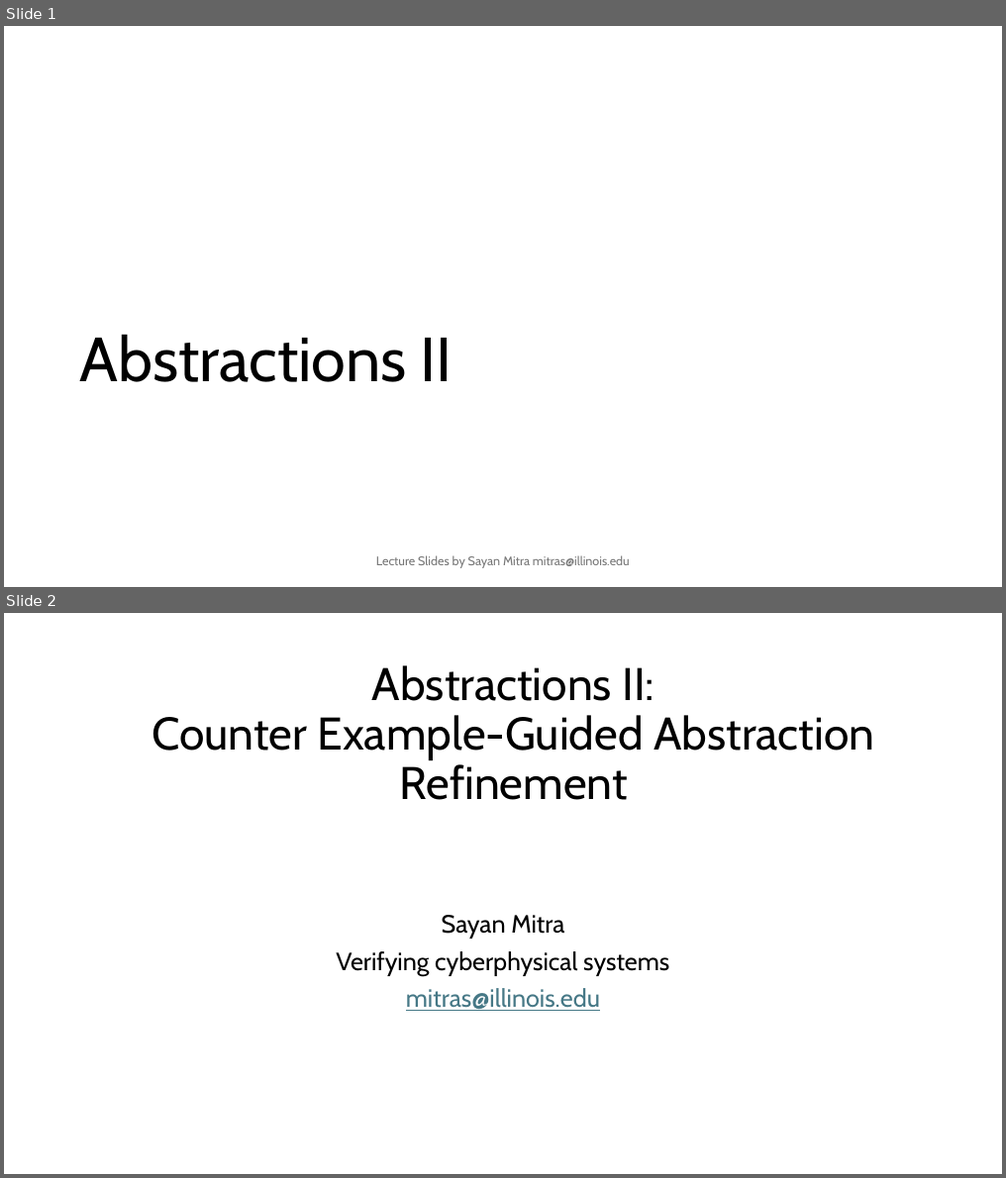
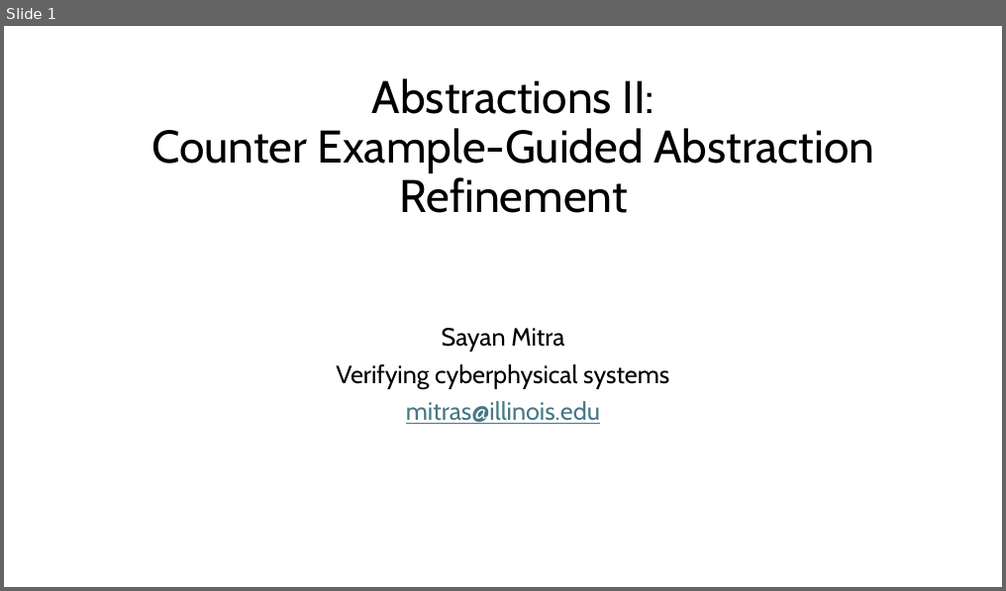
Before and after one commit to sayanmitracode/cpsbooksite, a slide deck: Slides/2025/L18_Abstractions_cegar.pptx. Shown one above the other, each under a label of ours: slides 1 and 2 before the commit, slide 1 after it. The pictures are 1006x1178 and 1006x591 pixels, drawn with LibreOffice and Linux fonts; fonts in the diff are those of the drawing. Boxes give left, top, right and bottom in pixels: in the first picture for what was removed or moved away, otherwise in the second. Text is boxed around its words. In the diff, an @@ line names an element or a change of style, - is before the commit and + after.

```diff
--- a/Slides/2025/L18_Abstractions_cegar.pptx
+++ b/Slides/2025/L18_Abstractions_cegar.pptx
@@ slide 1 removed at [4, 26, 1002, 587], background #FFFFFF @@
@@ title removed at [79, 334, 452, 382] @@
-Abstractions II
@@ text removed at [376, 556, 630, 569] @@
-Lecture Slides by Sayan Mitra mitras@illinois.edu
@@ what was slide 2 is now slide 1 @@
```
Also in this commit, not shown: 3 other files.
